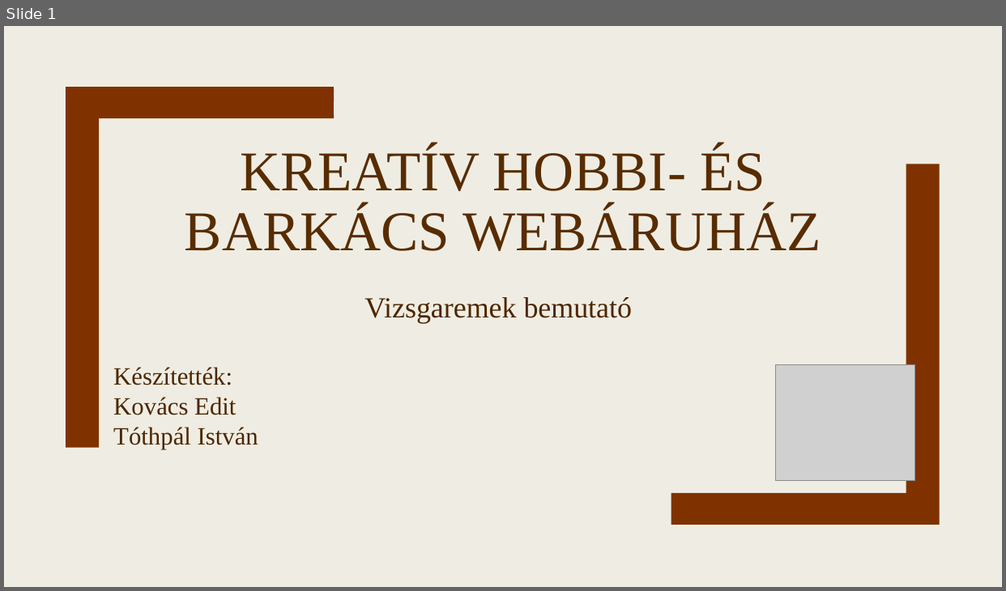
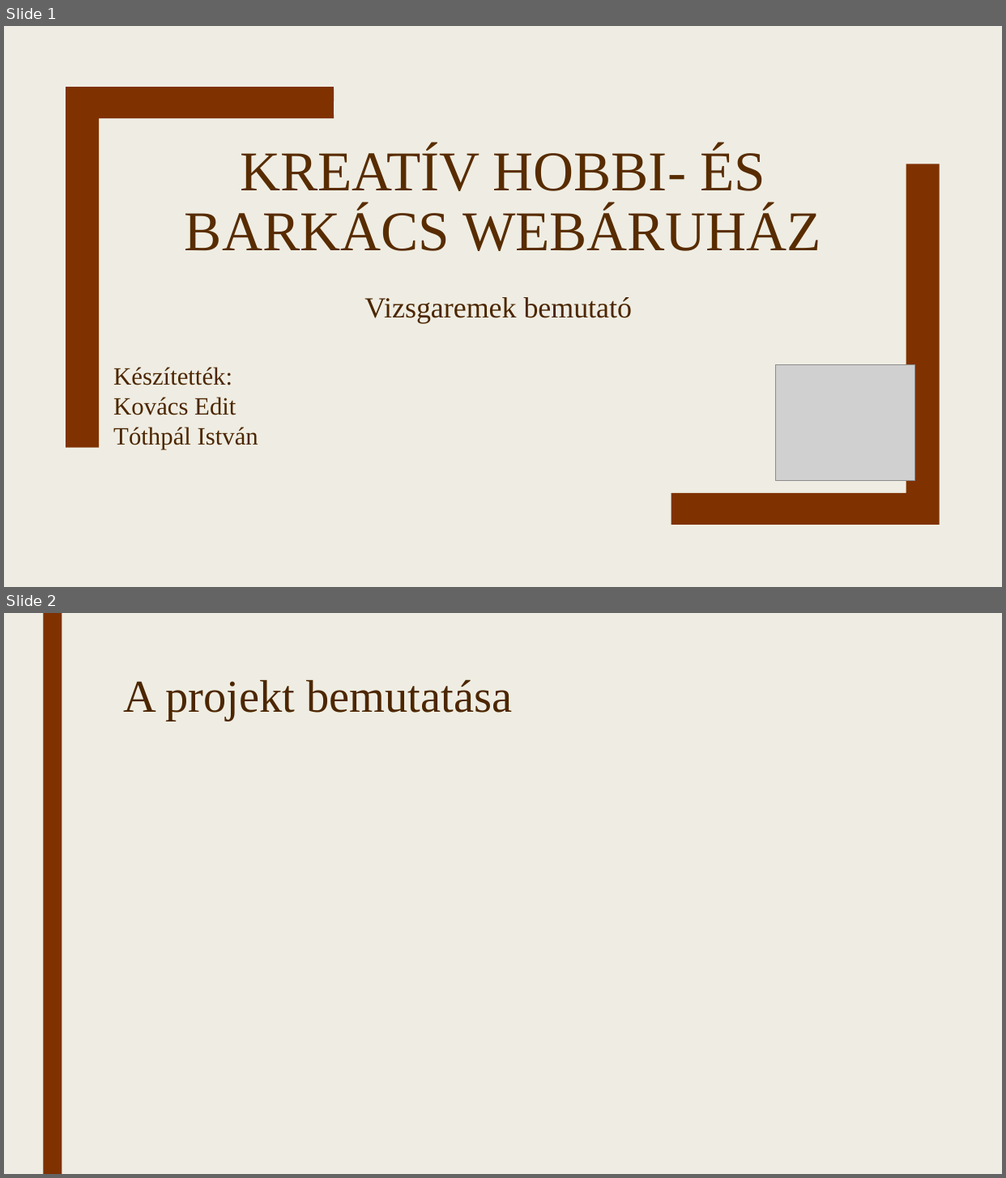
Before and after one commit to TothpalIstvano/13_S1_4_vizsgaremek, a slide deck: Fájlok/Bemutató.pptx. Shown one above the other, each under a label of ours: slide 1 before the commit, slides 1 and 2 after it. The pictures are 1006x591 and 1006x1178 pixels, drawn with LibreOffice and Linux fonts; fonts in the diff are those of the drawing; grey boxes stand for pictures. Boxes give left, top, right and bottom in pixels: in the first picture for what was removed or moved away, otherwise in the second. Text is boxed around its words. In the diff, an @@ line names an element or a change of style, - is before the commit and + after.

```diff
--- a/Fájlok/Bemutató.pptx
+++ b/Fájlok/Bemutató.pptx
@@ slide 2 added at [4,613,1002,1174], background #EFEDE3 @@
@@ rectangle added at [43,613,62,1174], fill #7F3200 @@
@@ title added at [124,679,513,721], 44 pt, text #4C2600 @@
+A projekt bemutatása
```
Also in this commit, not shown: 7 slides changed, 2 other slides added, 2 slides removed, 1 other file.
